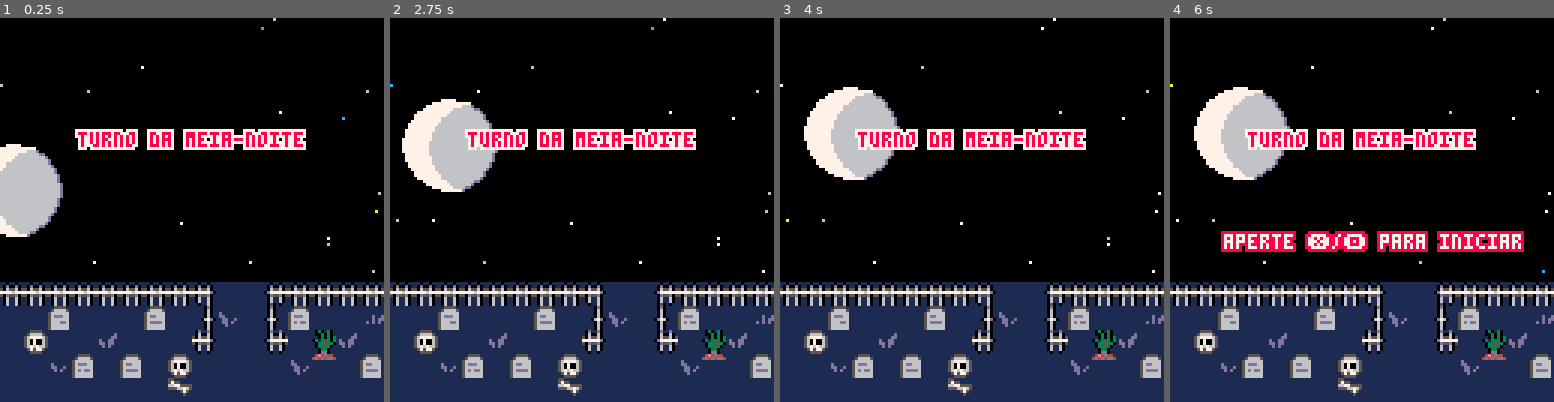
Above: before the commit, frames 1-4 (left to right).
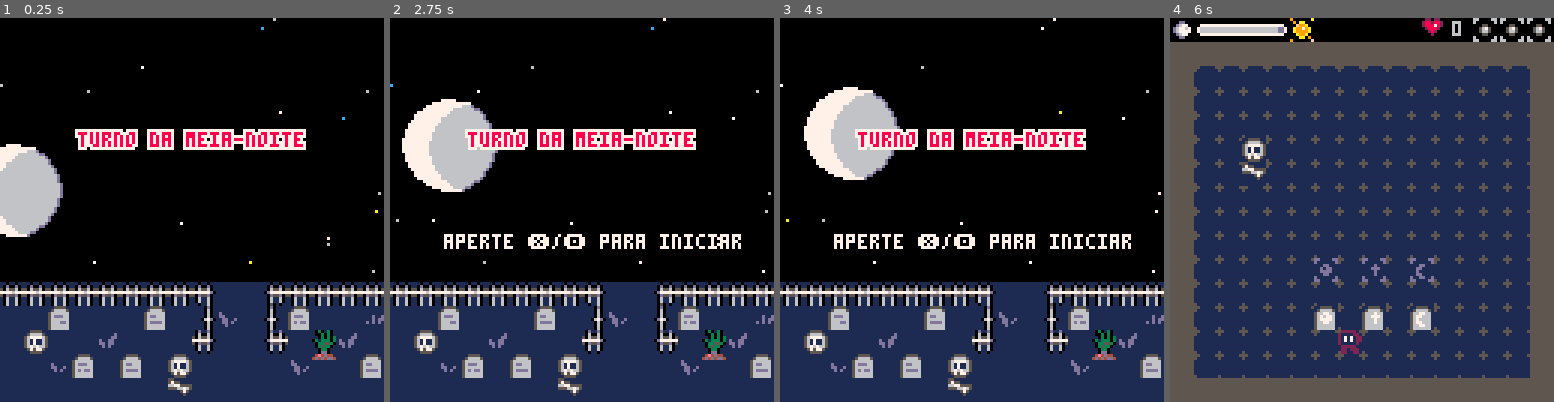
Above: after the commit, the same moments.

Repository: jeffersonrpn/turno-da-meia-noite
Game: PICO-8 cartridge midnightshift.p8
The game is run twice, just before and just after one commit, with the same random seed, the same clock (stepped at 60 frames per second) and the same inputs.
Inputs:
- Up to frame 1 (0.25 s): no input
- Up to frame 2 (2.75 s): tap X (X key) at 0.33, 1.07, 1.85 s; tap O (Z key) at 0.7, 1.7, 2.1, 2.5 s; hold Right 1.6-2.1 s; hold Up 2.15-2.42 s; hold Right from 2.47 s (still down)
- Up to frame 3 (4 s): tap O (Z key) at 2.9, 3.3, 3.7 s; tap X (X key) at 2.97 s; release Right at 3.03 s; hold Left 3.08-3.58 s; hold Down 3.63-3.97 s
- Up to frame 4 (6 s): hold Right 4.02-4.68 s; tap X (X key) at 4.08, 5.2 s; tap O (Z key) every 0.4 s from 4.1 to 5.7 s; hold Up 4.73-5.03 s; hold Left 5.08-5.68 s; hold Down from 5.73 s (still down)

The runs differ from the first frame. In frame 1, less than 0.1% of the frame differs, in the area x 7-49%, y 83-92%; in frame 2, 1.5%; in frame 3, 1.5%; in frame 4, 82%, in the area x 0-100%, y 0-100%.

Commit message:
Cria tela de pré-jogo (dicas)

Diff:
--- a/midnightshift.p8
+++ b/midnightshift.p8
@@ -7,6 +7,8 @@
   p_ani = {16,17}
   goals_ani = {35,36,37,38,39}
   ghost_ani = {32,33}
+  x_ani={59,60}
+  o_ani={45,61}
 
   dirx={-1,1,0,0}
   diry={0,0,-1,1}
@@ -34,27 +36,28 @@
 end
 
 function start_game()
- p_t = 0
- p_x = 8
- p_y = 13
- p_ox = 0
- p_oy = 0
- p_sox = 0
- p_soy = 0
- p_flip = false
+  p_t = 0
+  p_x = 8
+  p_y = 13
+  p_ox = 0
+  p_oy = 0
+  p_sox = 0
+  p_soy = 0
+  p_flip = false
 	p_frozen = false
-
- p_mov = nil
-
- tombs = {}
- ghosts = {}
- ghost_spawn_timer = 0
+	p_lives = 0
+
+  p_mov = nil
+
+  tombs = {}
+  ghosts = {}
+  ghost_spawn_timer = 0
 	ghost_spawn_interval = 240
 	freeze_timer = 0
 
   -- tempo
- level_time = levels[current_level].time * 60 -- converte segundos em frames
- level_timer = level_time
+  level_time = levels[current_level].time * 60 -- converte segundos em frames
+  level_timer = level_time
 end
 -->8
 -- game
@@ -283,22 +286,48 @@
   print(text, nx, y, c)
 end
 
-function draw_frame(x, y, w, h)
-  -- fundo da moldura
-  rectfill(x, y, x+w, y+h, 0)
-  -- borda externa
-  rect(x-1, y-1, x+w+1, y+h+1, 5)
-  -- borda interna
-  rect(x, y, x+w, y+h, 7)
-end
-
-function draw_frame_with_title(title, x, y, w, h)
-  -- centraliza o titulo
-  local tw = #title * 4
-  local tx = x + (w - tw) / 2
-
-  print(title, tx, y - 8, 7)
-  draw_frame(x, y, w, h)
+function draw_frame(x,y,w,h,c,s)
+  local xt,yt,wt,ht=x*8,y*8,w*8,h*8
+  local x2,y2=xt+wt,yt+ht
+  rectfill(xt,yt,x2,y2,c)
+  rect(xt-1,yt-1,x2+1,y2+1,5)
+  rect(xt,yt,x2,y2,7)
+  rect(xt+1,yt+1,x2-1,y2-1,5)
+
+  -- caveiras
+  spr(s,xt-4,yt-4)
+  spr(s,x2-3,yt-4,1,1,true)
+  spr(s,xt-4,y2-3)
+  spr(s,x2-3,y2-3,1,1,true)
+end
+
+function draw_text(text, x, y, w, c)
+  local maxw = w*8 - 7
+  local lines = wrap(text, maxw)
+
+  local px = x*8 + 5
+  local py = y*8 + 5
+
+  for line in all(lines) do
+    print(line, px, py, c)
+    py += 6
+  end
+end
+
+function wrap(text, maxw)
+  local lines = {}
+  local line = ""
+  for word in all(split(text," ")) do
+    local test = (line=="" and word) or (line.." "..word)
+    if print(test,0,-8) > maxw then
+      add(lines, line)
+      line = word
+    else
+      line = test
+    end
+  end
+  add(lines, line)
+  return lines
 end
 -->8
 -- gameplay
@@ -413,7 +442,7 @@
 function menu_init()
   menu_t = 0
   menu_starting = false
-  menu_deplay = 160
+  menu_deplay = 80
   menu_blink_t = 0
 
   moon_init()
@@ -438,7 +467,7 @@
     menu_blink_t += 1
     if menu_blink_t > 60 then
       reset_run()
-      dica_init()
+      inter_init()
     end
   end
 end
@@ -522,25 +551,31 @@
 -->8
 -- pre jogo (dicas)
 
-function dica_init()
-  set_state(dica_update, dica_draw)
-  dica_t = 0
-end
-
-function dica_update()
-  dica_t += 1
-  if btnp(4) or btnp(5) or dica_t > 120 then
+function inter_init()
+  set_state(inter_update, inter_draw)
+end
+
+function inter_update()
+  if btnp(4) or btnp(5) then
+    reset_run()
     game_init()
   end
 end
 
-function dica_draw()
-  cls(1)
-  draw_frame_with_title("dicas", 8, 32, 112, 60)
-
-  print("antes do amanhecer,", 20, 48, 7)
-  print("reorganize os tumulos.", 16, 60, 7)
-  print("pressione para continuar", 10, 90, 6)
+function inter_draw()
+  cls(0)
+  draw_frame(1, 3, 14, 10, 1, 44)
+  draw_text("a meia-noite, os mortos reinvidicam seu lugar.", 1, 3, 14, 6)
+  draw_text("o trabalho do coveiro torna-se essencial.", 1, 5, 14, 6)
+
+  draw_text("empurre as lapides para seus devidos lugares", 1, 8, 14, 13)
+  draw_spr(get_frame(p_ani, 8, 0), 46, 86)
+  spr(19, 56, 86)
+  print(">>", 66, 88)
+  spr(22, 76, 86)
+  draw_spr(get_frame(o_ani, 12, 0), 96, 94)
+  print("/", 105, 96, 6)
+  draw_spr(get_frame(x_ani, 12, 0), 110, 94)
 end
 
 -->8
@@ -576,7 +611,7 @@
   if current_level > final_level then
     gameover_init()
   else
-    dica_init()
+    inter_init()
   end
 end
 
@@ -974,7 +1009,7 @@
 
 
 __gff__
-0000010000000001010100000000010000000202022040800002010000000000000000000000000002020101000000000000000000000000000000000000000000000000000000000000000000000000000000000000000000000000000000000000000000000000000000000000000000000000000000000000000000000000
+0000010000000001010100000000010000000202022040800001010000000000000000000000000001010101000000000000000000000000010101000000000000000000010100000000000000000000000000000101000000000000000000000000000001010000000000000000000000000000000000000000000000000000
 0000000000000000000000000000000000000000000000000000000000000000000000000000000000000000000000000000000000000000000000000000000000000000000000000000000000000000000000000000000000000000000000000000000000000000000000000000000000000000000000000000000000000000
 __map__
 0000000000000000000000000000000000000000000000000000000000000000000000000000000000000000000000000000000000000000000000000000000000000000000000000000000000000000000000000000000000000000000000000000000000000000000000000000000000000000000000000000000000000000
Not shown, changed: 18 lines of the sprite sheet (__gfx__) section of midnightshift.p8
Not shown, changed: midnightshift.p8.png
